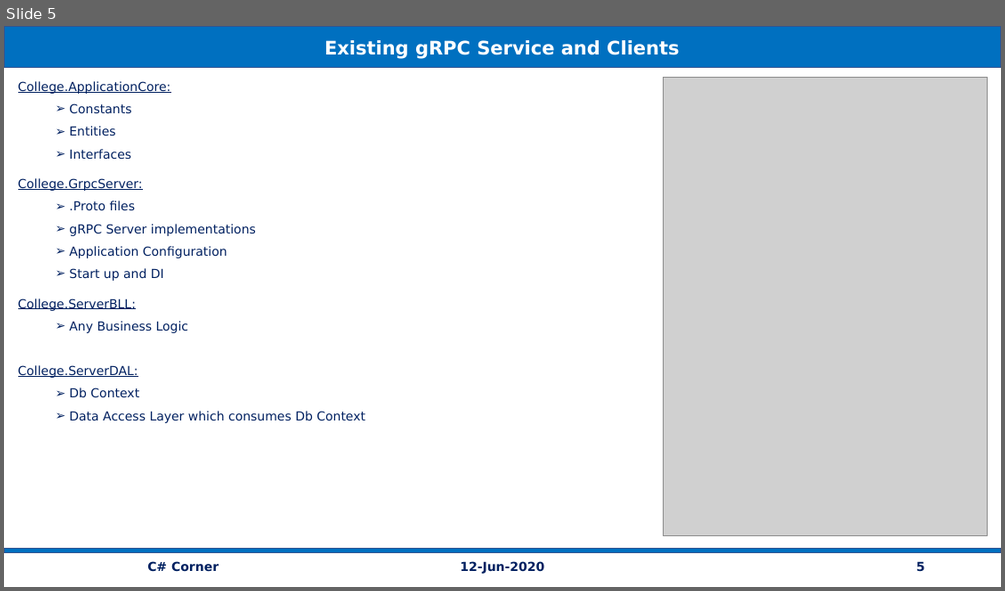
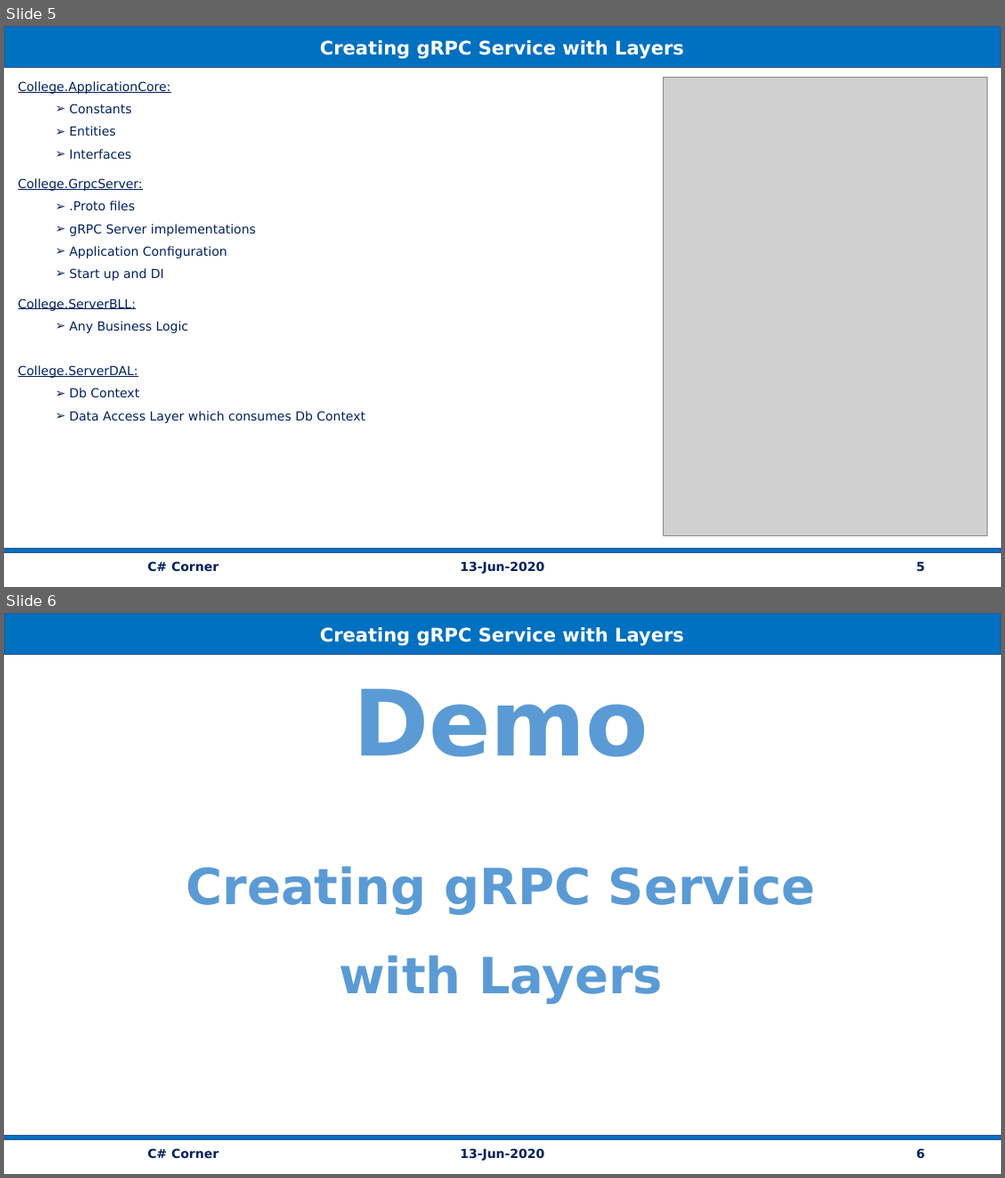
Before and after one commit to vishipayyallore/speaker_series_2021, a slide deck: CSharpCorner/gRPC_ASP.Net_EF3.x_Angular9_13Jun2020/Documentation/gRPC_Service_Efficient_MicroService.pptx. Shown one above the other, each under a label of ours: slide 5 before the commit, slides 5 and 6 after it. The pictures are 1005x591 and 1005x1178 pixels, drawn with LibreOffice and Linux fonts; fonts in the diff are those of the drawing; grey boxes stand for pictures. Boxes give left, top, right and bottom in pixels: in the first picture for what was removed or moved away, otherwise in the second. Text is boxed around its words. In the diff, an @@ line names an element or a change of style, - is before the commit and + after.

```diff
--- a/CSharpCorner/gRPC_ASP.Net_EF3.x_Angular9_13Jun2020/Documentation/gRPC_Service_Efficient_MicroService.pptx
+++ b/CSharpCorner/gRPC_ASP.Net_EF3.x_Angular9_13Jun2020/Documentation/gRPC_Service_Efficient_MicroService.pptx
@@ slide 6 added at [4, 613, 1001, 1174], background #FFFFFF @@
@@ rectangle added at [4, 614, 1000, 654], fill #0070C0, outline #325491 1 pt, 18 pt, text #FFFFFF, bold @@
+Creating gRPC Service with Layers
@@ text added at [186, 689, 816, 1004], 48 pt, text #5B9BD5, bold @@
+Demo
+Creating gRPC Service
+with Layers
@@ rectangle added at [4, 1135, 1000, 1140], fill #0070C0, outline #325491 1 pt @@
@@ text added at [147, 1148, 218, 1159], 12 pt, text #002060, bold @@
+C# Corner
@@ text added at [460, 1148, 544, 1160], 12 pt, text #002060, bold @@
+13-Jun-2020
@@ page number added at [916, 1148, 925, 1158], 12 pt, text #002060, bold @@
+6
@@ slide 5 changed as well @@
@@ text in rectangle at [320, 40, 684, 59]: text changed @@
-Existing gRPC Service and Clients
+Creating gRPC Service with Layers
@@ text at [460, 561, 544, 573]: text changed @@
-12-Jun-2020
+13-Jun-2020
```
Also in this commit, not shown: 10 other slides changed, 6 other slides added, 2 slides removed, 59 other files.
